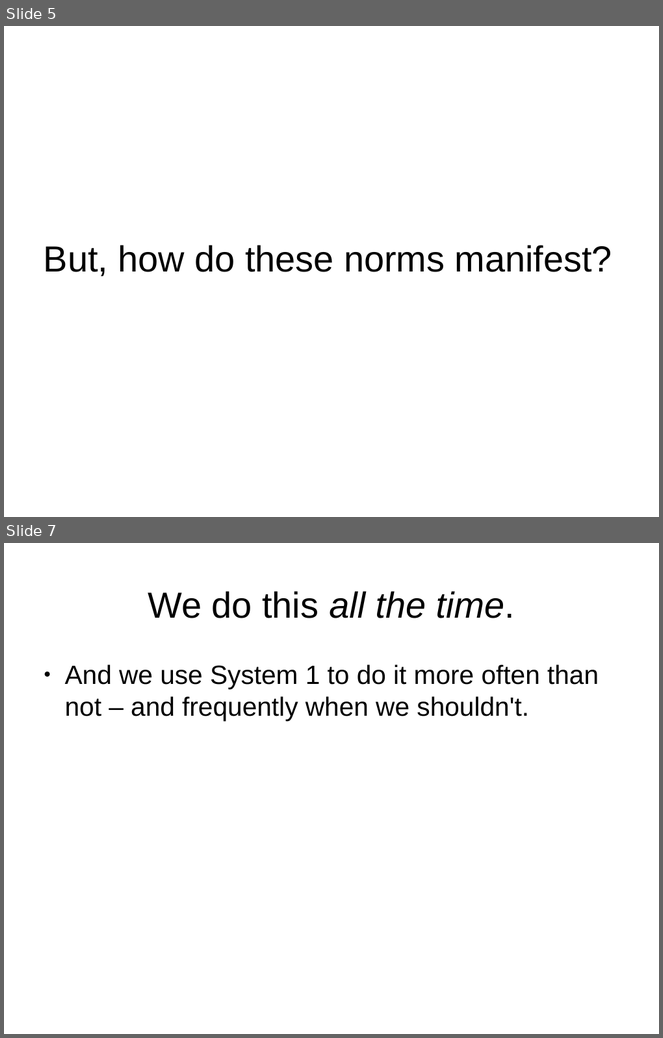
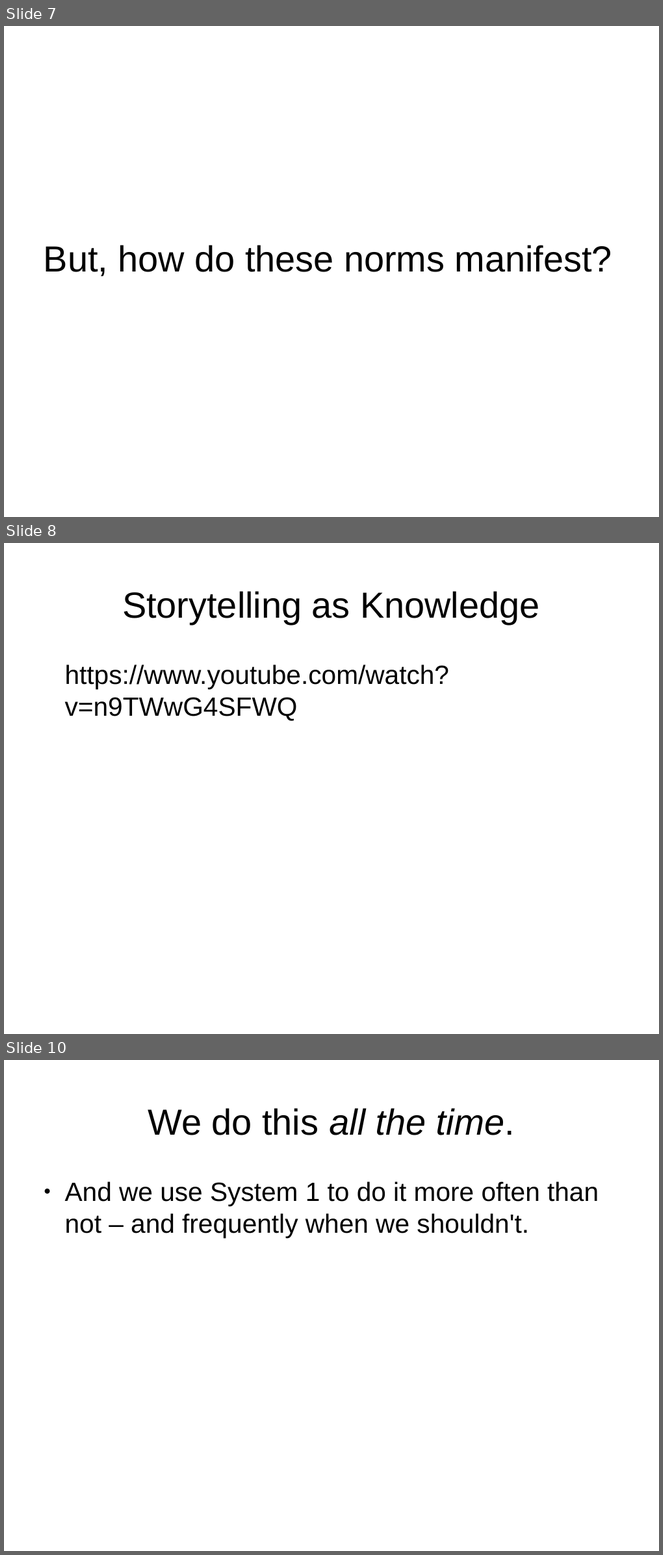
Before and after one commit to DanRunfola/COLL_100, a slide deck: lectures/StoryTelling_as_knowledge.odp. Shown one above the other, each under a label of ours: slides 5 and 7 before the commit, slides 7, 8 and 10 after it; the slides between them are not shown. The pictures are 663x1038 and 663x1555 pixels, drawn with LibreOffice and Linux fonts; fonts in the diff are those of the drawing. Boxes give left, top, right and bottom in pixels: in the first picture for what was removed or moved away, otherwise in the second. Text is boxed around its words. In the diff, an @@ line names an element or a change of style, - is before the commit and + after.

```diff
--- a/lectures/StoryTelling_as_knowledge.odp
+++ b/lectures/StoryTelling_as_knowledge.odp
@@ slide 8 added at [4,543,659,1034], background #FFFFFF @@
@@ title added at [122,591,540,624], 44 pt, text #000000 @@
+Storytelling as Knowledge
@@ text added at [65,665,449,721], 32 pt, text #000000 @@
+https://www.youtube.com/watch?v=n9TWwG4SFWQ
@@ what was slide 5 is now slide 7 @@
@@ what was slide 7 is now slide 10 @@
```
Also in this commit, not shown: 4 slides changed, 5 other slides added, 3 other files.
